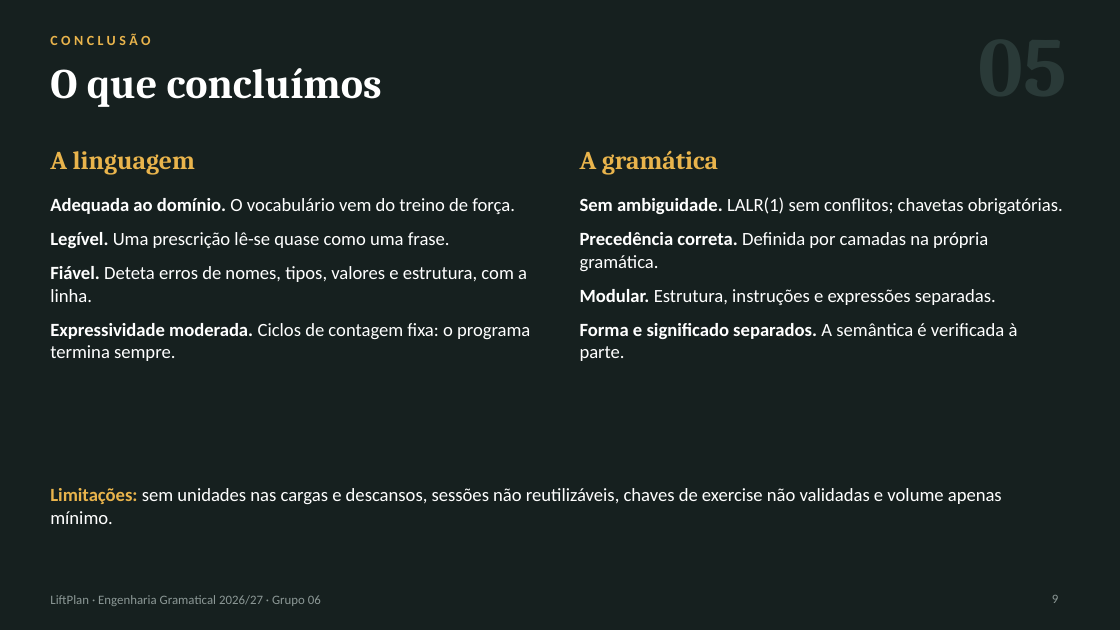
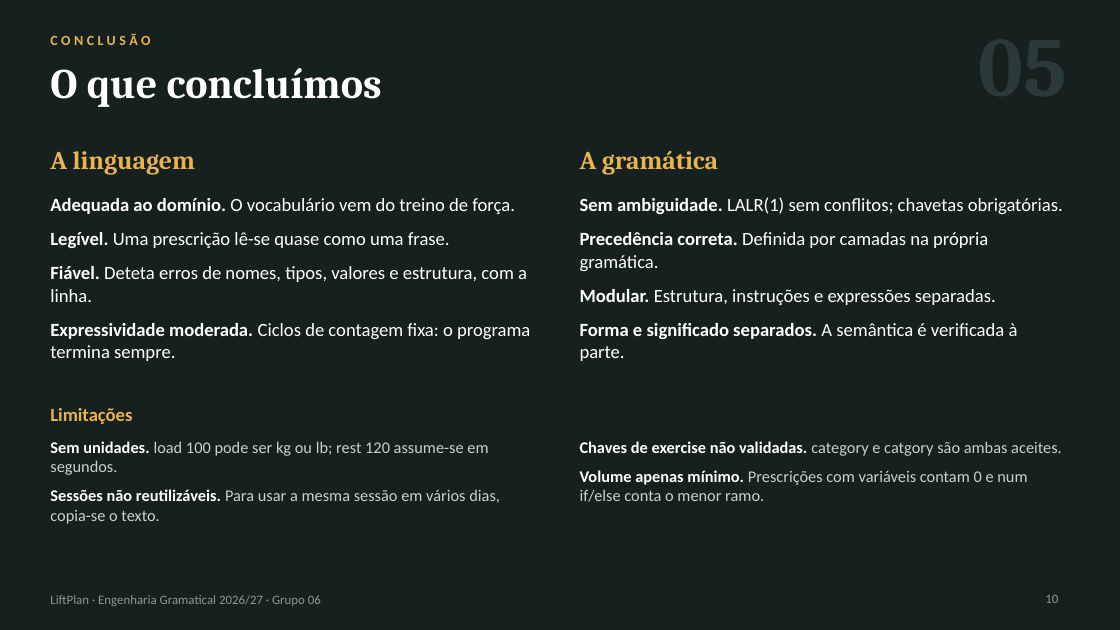
Before and after one commit to vitorhmina/mei-1ano-1semestre-EG, a slide deck: slide 10 of LiftPlan_Apresentacao.pptx (slide 9 before the commit). Drawn at 1120x630 pixels with LibreOffice and Linux fonts; fonts in the diff are those of the drawing. Boxes give left, top, right and bottom in pixels: in the first picture for what was removed or moved away, otherwise in the second. Text is boxed around its words. In the diff, an @@ line names an element or a change of style, - is before the commit and + after.

```diff
--- a/LiftPlan_Apresentacao.pptx
+++ b/LiftPlan_Apresentacao.pptx
@@ text added at [50, 408, 132, 424], 16 pt, text #E9B44C, bold @@
+Limitações
@@ text added at [50, 441, 500, 524], 14 pt, text #C9D1CE @@
+Sem unidades. load 100 pode ser kg ou lb; rest 120 assume-se em segundos.
+Sessões não reutilizáveis. Para usar a mesma sessão em vários dias, copia-se o texto.
@@ text added at [580, 441, 1062, 502], 14 pt, text #C9D1CE @@
+Chaves de exercise não validadas. category e catgory são ambas aceites.
+Volume apenas mínimo. Prescrições com variáveis contam 0 e num if/else conta o menor ramo.
@@ text removed at [50, 488, 1002, 524] @@
-Limitações: sem unidades nas cargas e descansos, sessões não reutilizáveis, chaves de exercise não validadas e volume apenas mínimo.
@@ page number at [1045, 595, 1058, 603]: text changed @@
-9
+10
```
Also in this commit, not shown: 3 other slides changed, 2 slides added, 1 slide removed.
